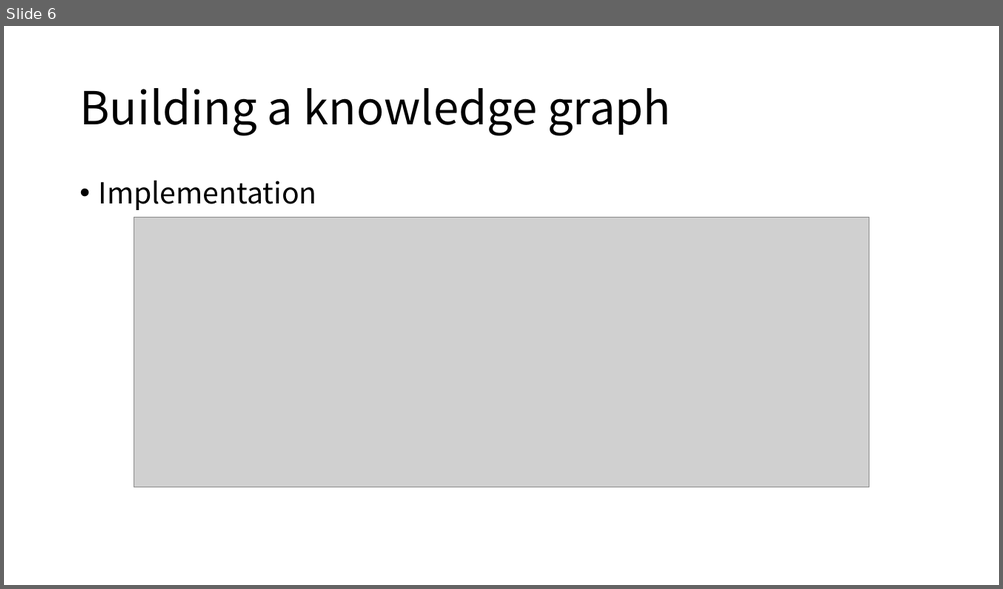
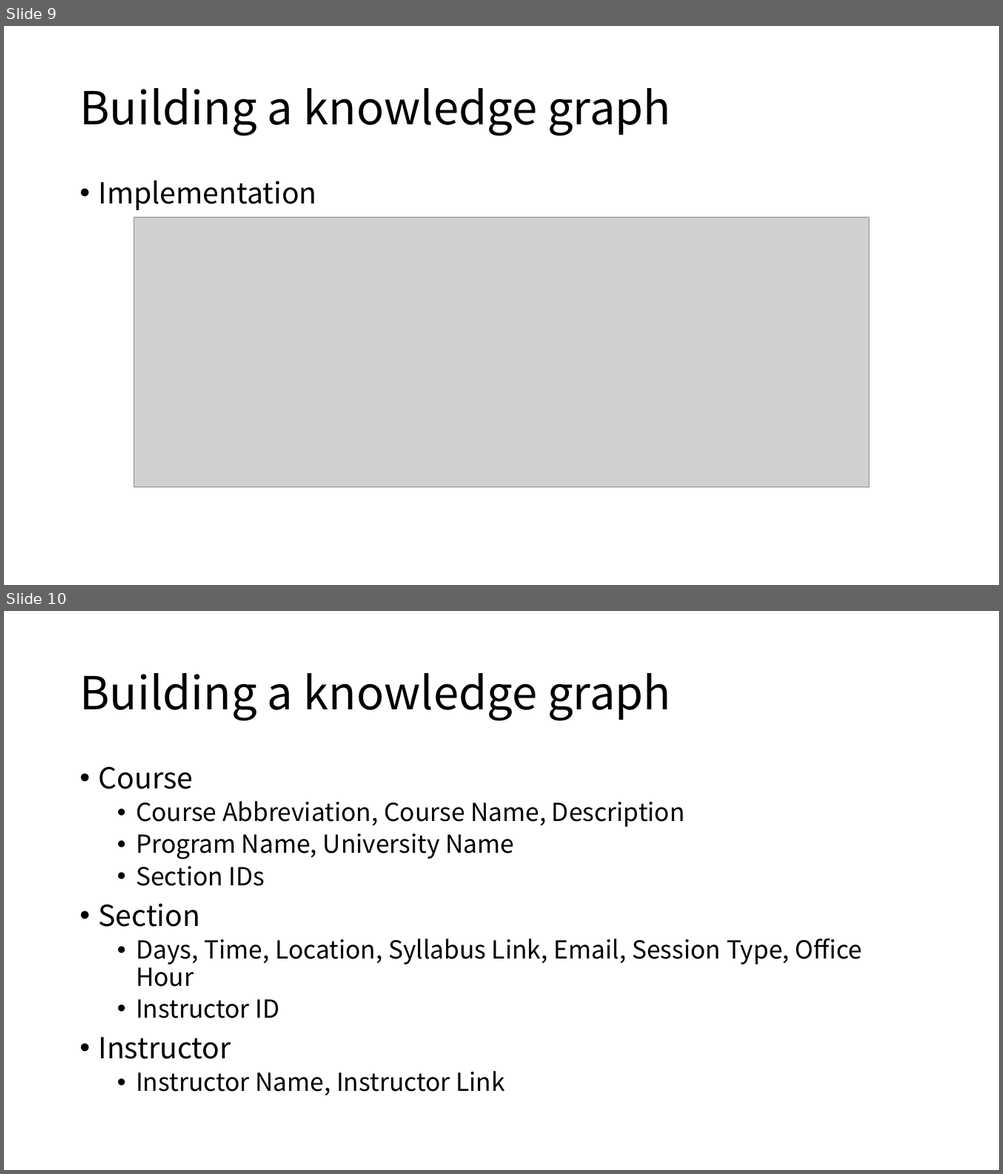
Before and after one commit to GUZiGit/INF558Group, a slide deck: Documents/FinalPresentation/finalPre.pptx. Shown one above the other, each under a label of ours: slide 6 before the commit, slides 9 and 10 after it. The pictures are 1003x589 and 1003x1174 pixels, drawn with LibreOffice and Linux fonts; fonts in the diff are those of the drawing; grey boxes stand for pictures. Boxes give left, top, right and bottom in pixels: in the first picture for what was removed or moved away, otherwise in the second. Text is boxed around its words. In the diff, an @@ line names an element or a change of style, - is before the commit and + after.

```diff
--- a/Documents/FinalPresentation/finalPre.pptx
+++ b/Documents/FinalPresentation/finalPre.pptx
@@ slide 10 added at [4, 611, 999, 1170], background #FFFFFF @@
@@ title added at [79, 673, 671, 721], 44 pt, text #000000 @@
+Building a knowledge graph
@@ text added at [99, 766, 862, 1096], 24 pt, text #000000 @@
+• Course
+  • Course Abbreviation, Course Name, Description
+  • Program Name, University Name
+  • Section IDs
+• Section
+  • Days, Time, Location, Syllabus Link, Email, Session Type, Office Hour
+  • Instructor ID
+• Instructor
+  • Instructor Name, Instructor Link
@@ what was slide 6 is now slide 9 @@
```
Also in this commit, not shown: 5 slides changed, 4 other slides added, 1 other file.
